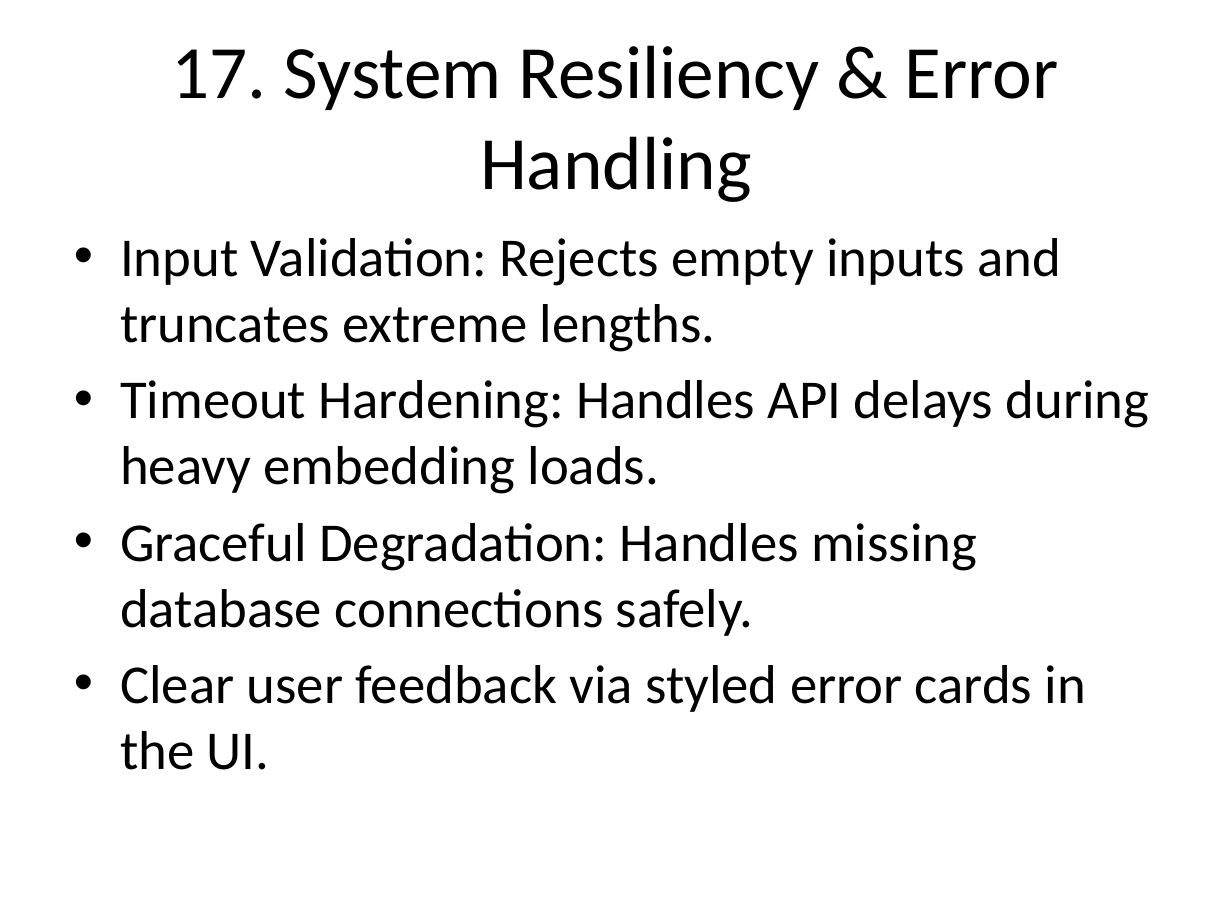
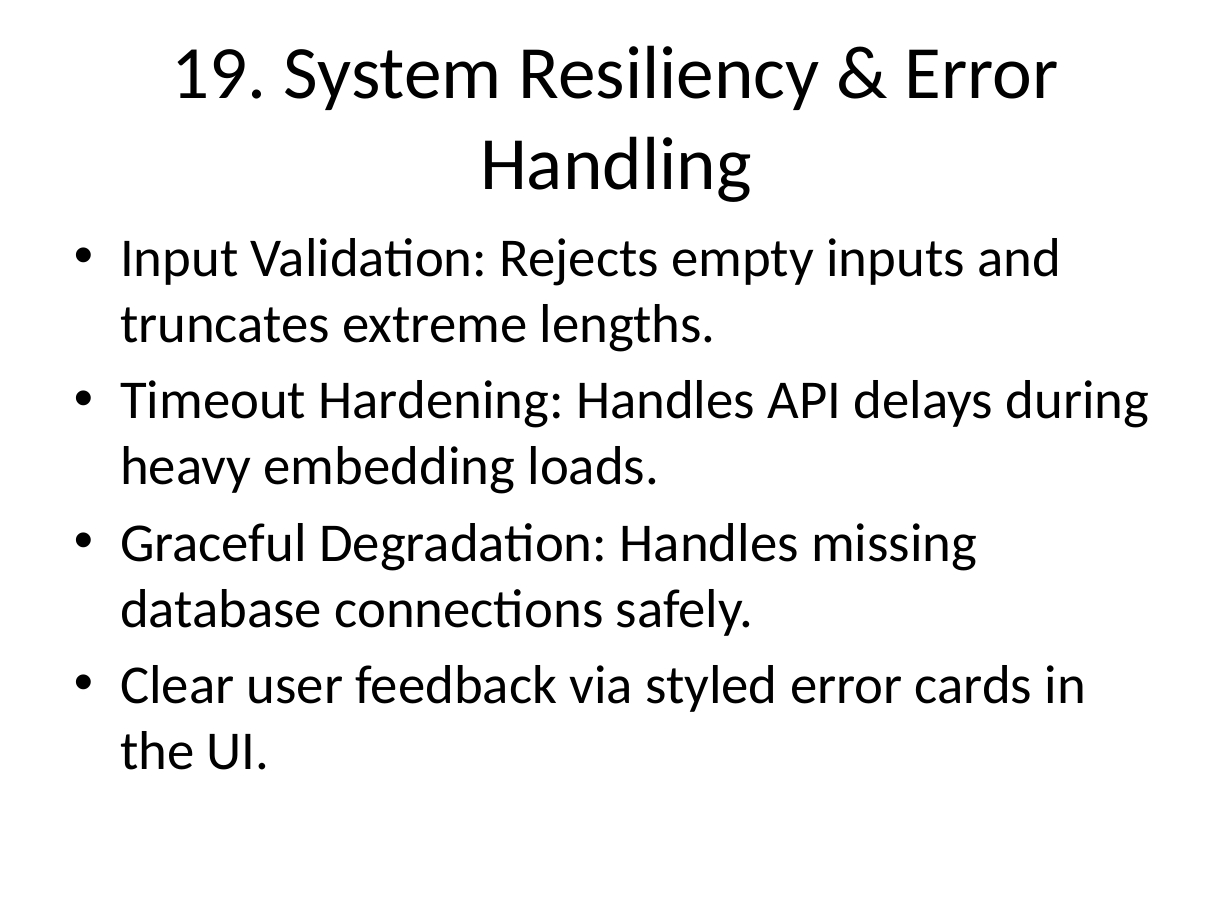
Before and after one commit to avika124/ai-governance-copilot, a slide deck: slide 20 of AI_Governance_Copilot_Presentation.pptx (slide 18 before the commit). Drawn at 1232x924 pixels with LibreOffice and Linux fonts; fonts in the diff are those of the drawing. Boxes give left, top, right and bottom in pixels: in the first picture for what was removed or moved away, otherwise in the second. Text is boxed around its words. In the diff, an @@ line names an element or a change of style, - is before the commit and + after.

```diff
--- a/AI_Governance_Copilot_Presentation.pptx
+++ b/AI_Governance_Copilot_Presentation.pptx
@@ title at <box>172,45,1059,202</box>: text changed @@
-17. System Resiliency & Error Handling
+19. System Resiliency & Error Handling
```
Also in this commit, not shown: 15 other slides changed, 3 slides added, 1 other file.
